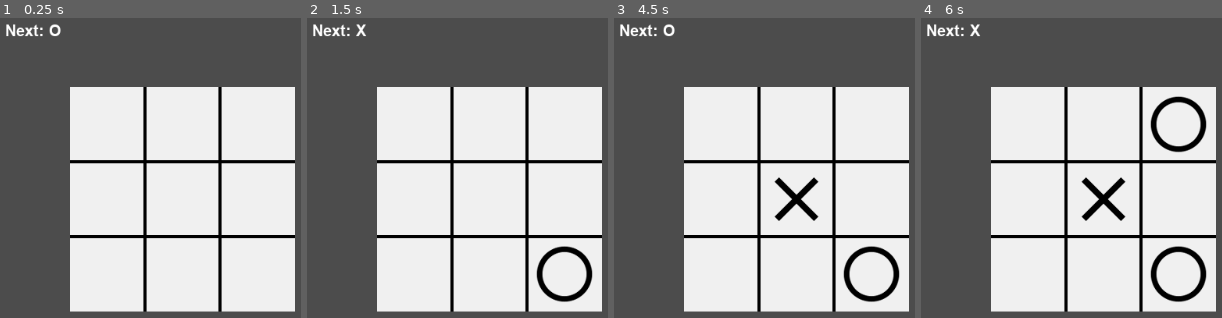
Above: before the commit, frames 1-4 (left to right).
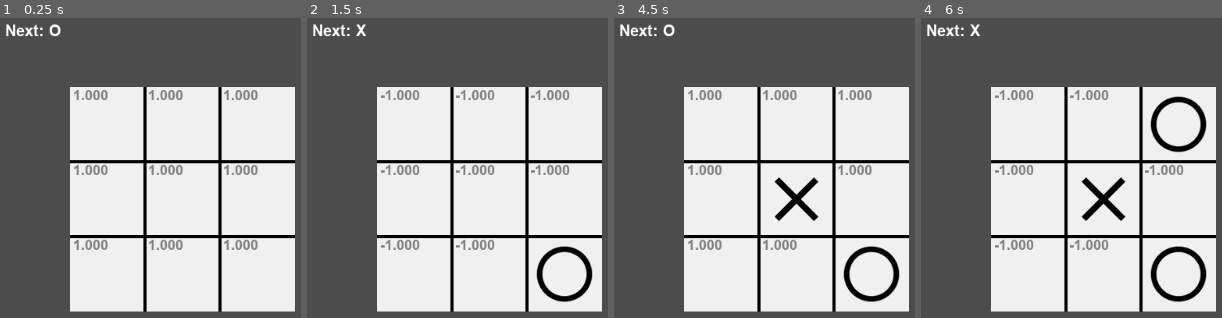
Above: after the commit, the same moments.

Repository: vivisuke/TicTacToe
Game: Godot game, scene res://MainScene.tscn
Two runs of this game, one before a commit and one after it. Both use one fixed random seed, a clock stepped at 60 frames per second and the inputs below.
Inputs (mouse positions are in pixels of both pictures, inside the frame that each line leads up to):
- Up to frame 1 (0.25 s): no input
- Up to frame 2 (1.5 s): tap Enter at 0.5 s; move the mouse to (outside the picture) at 0.52 s; click (outside the picture) at 0.67 s; tap Space at 1.25 s; move the mouse to (541, 270) at 1.27 s; click (541, 270) at 1.42 s
- Up to frame 3 (4.5 s): tap Enter at 2, 3.5 s; move the mouse to (outside the picture) at 2.02 s; click (outside the picture) at 2.17 s; tap Space at 2.75, 4.25 s; move the mouse to (outside the picture) at 2.77 s; click (outside the picture) at 2.92 s; move the mouse to (outside the picture) at 3.52 s; click (outside the picture) at 3.67 s; move the mouse to (767, 177) at 4.27 s; click (767, 177) at 4.42 s
- Up to frame 4 (6 s): move the mouse to (outside the picture) at 5.02 s; click (outside the picture) at 5.17 s; move the mouse to (1194, 129) at 5.77 s; click (1194, 129) at 5.92 s

The runs differ from the first frame. In frame 1, 2.1% of the frame differs, in the area x 24-86%, y 24-78%; in frame 2, 1.9%; in frame 3, 1.6%; in frame 4, 1.4%.

Commit message:
0012 ◎ C 10/22 10/22 0.001│ToDo│Q値表示用ラベル設置

Diff:
--- a/TicTacToe/MainScene.gd
+++ b/TicTacToe/MainScene.gd
@@ -19,12 +19,20 @@
 var bits_O = 0			# O 状態ビットボード
 var bits_X = 0			# X 状態ビットボード
 var is_victory_table = []		# ビットボード → ３目並びがあるか？
+var Q = []				# Q値テーブル
+var qvalLabel = []		# Q値表示用ラベル
+var rng = RandomNumberGenerator.new()
+
+var QValLabel = load("res://QValLabel.tscn")
 
 func _ready():
+	Q.resize(N_3_POWER_9)		# 全状態：3^9
 	build_victory_table()
 	init_board()
-	update_nextLabel()
-	pass # Replace with function body.
+	init_qvlabels()			# Q値表示用ラベル初期化
+	update_qvLabels()		# Q値表示
+	update_nextLabel()		# 次の手番ラベル更新
+	pass
 func init_board():
 	ended = false
 	next = TILE_O
@@ -34,6 +42,49 @@
 	for y in N_VERT:
 		for x in N_HORZ:
 			$Board/TileMap.set_cell(x, y, TILE_EMPTY)
+func init_qvlabels():
+	for y in range(N_VERT):
+		for x in range(N_HORZ):
+			var label = QValLabel.instance()
+			label.rect_position = Vector2(x*CELL_WIDTH+4, y*CELL_WIDTH) + $Board.rect_position
+			add_child(label)
+			qvalLabel.push_back(label)
+func make_Q(qix):
+	print("make_Q(%d)" % qix)
+	if Q[qix] != null: return
+	Q[qix] = []
+	var empty = ~(bits_O | bits_X)		# 1 for EMPTY
+	var mask = 1
+	for i in range(9):
+		if next == TILE_O:		# O の手番
+			Q[qix].push_back(1.0 if (empty&mask) != 0 else -9.999)
+		else:					# X の手番
+			Q[qix].push_back(-1.0 if (empty&mask) != 0 else 9.999)
+		mask <<= 1
+func update_qvLabels():		# 現状態の各行動のQ値を表示
+	var qix = bb_to_qix(bits_O, bits_X)
+	make_Q(qix)
+	var mask = 1
+	var empty = ~(bits_O | bits_X)		# 1 for EMPTY
+	for i in range(9):
+		if (empty & mask) == 0:
+			qvalLabel[i].text = ""
+		else:
+			qvalLabel[i].text = "%.3f" % Q[qix][i]
+		mask <<= 1
+func bb_to_qix(bO, bX):
+	var qix = 0
+	var mask = 1 << 8
+	while mask != 0:
+		qix *= 3
+		if (bO & mask) != 0:
+			qix += 1
+		elif (bX & mask) != 0:
+			qix += 2
+		mask >>= 1
+	return qix
+func ix_to_xy(ix : int):
+	return [ix % N_HORZ, ix / N_HORZ]
 func set_cell(x : int, y : int, v : int):
 	$Board/TileMap.set_cell(x, y, v)
 	var mask = 1 << (y*N_HORZ + x)
@@ -78,7 +129,8 @@
 			if map.x < 0 || map.x >= N_HORZ || map.y < 0 || map.y >= N_VERT: return
 			set_cell(map.x, map.y, next)
 			next = (TILE_O + TILE_X) - next			# 手番交代
-		update_nextLabel()
+		update_qvLabels()		# Q値表示
+		update_nextLabel()		# 次の手番ラベル更新
 
 func _process(delta):
 	pass
--- /dev/null
+++ b/TicTacToe/QvalLabel.tscn
@@ -0,0 +1,17 @@
+[gd_scene load_steps=3 format=2]
+
+[ext_resource path="res://fonts/arialbd.ttf" type="DynamicFontData" id=1]
+
+[sub_resource type="DynamicFont" id=1]
+size = 18
+font_data = ExtResource( 1 )
+
+[node name="QvalLabel" type="Label"]
+margin_right = 40.0
+margin_bottom = 14.0
+custom_fonts/font = SubResource( 1 )
+custom_colors/font_color = Color( 0.501961, 0.501961, 0.501961, 1 )
+text = "0.000"
+__meta__ = {
+"_edit_use_anchors_": false
+}
Not shown, changed: TicTacToe.spr
